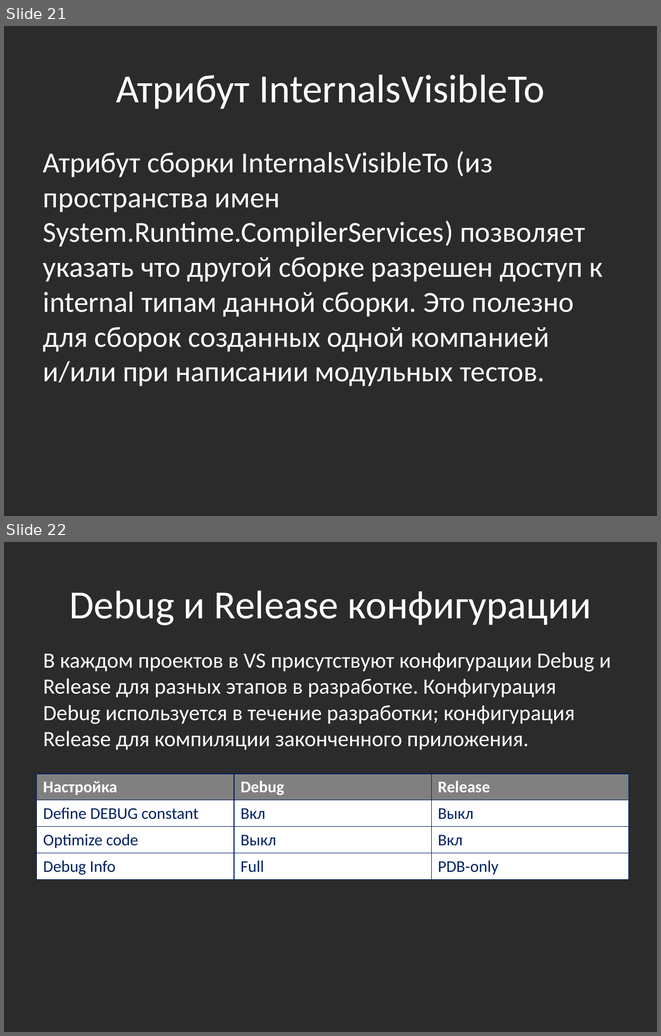
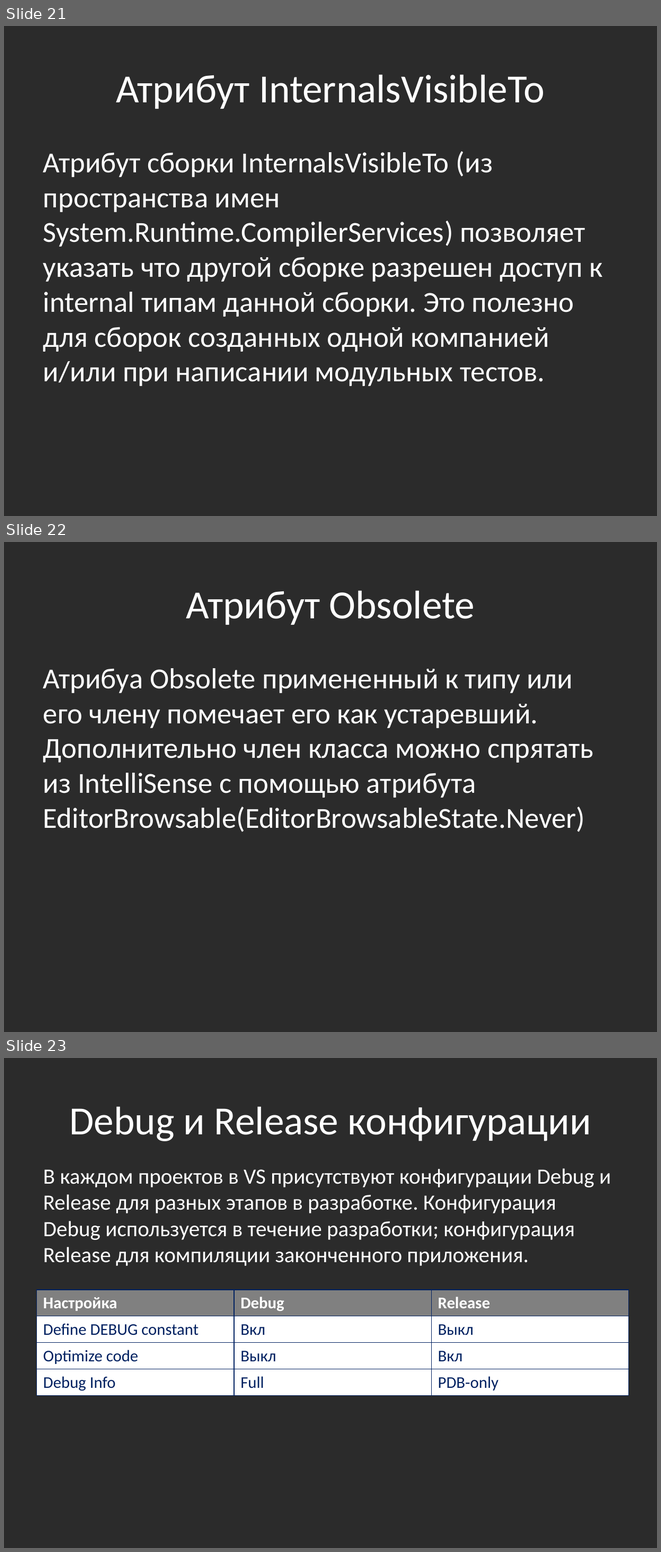
Before and after one commit to bazile/Training, a slide deck: Presentation/lesson-07-reflection.pptx. Shown one above the other, each under a label of ours: slides 21 and 22 before the commit, slides 21, 22 and 23 after it. The pictures are 661x1036 and 661x1552 pixels, drawn with LibreOffice and Linux fonts; fonts in the diff are those of the drawing; background and template pictures are left out; a plain dark background stands for a picture behind light text. Boxes give left, top, right and bottom in pixels: in the first picture for what was removed or moved away, otherwise in the second. Text is boxed around its words. In the diff, an @@ line names an element or a change of style, - is before the commit and + after.

```diff
--- a/Presentation/lesson-07-reflection.pptx
+++ b/Presentation/lesson-07-reflection.pptx
@@ slide 22 added at (4,542,657,1032), background picture (left out) @@
@@ title added at (186,590,475,625), 44 pt, text #FFFFFF @@
+Атрибут Obsolete
@@ text added at (43,668,593,832), 32 pt, text #FFFFFF @@
+Атрибуа Obsolete примененный к типу или его члену помечает его как устаревший. Дополнительно член класса можно спрятать из IntelliSense с помощью атрибута EditorBrowsable(EditorBrowsableState.Never)
@@ what was slide 22 is now slide 23 @@
```
Also in this commit, not shown: 1 slide changed, 6 other files.
